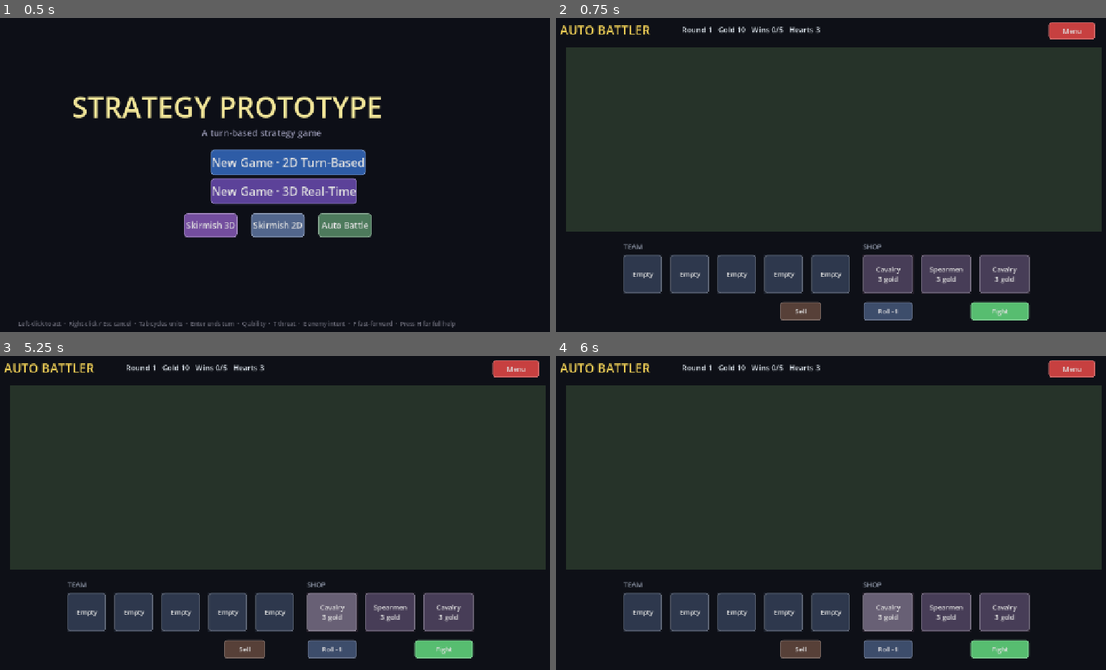
Above: before the commit, frames 1-4 (two rows, left to right).
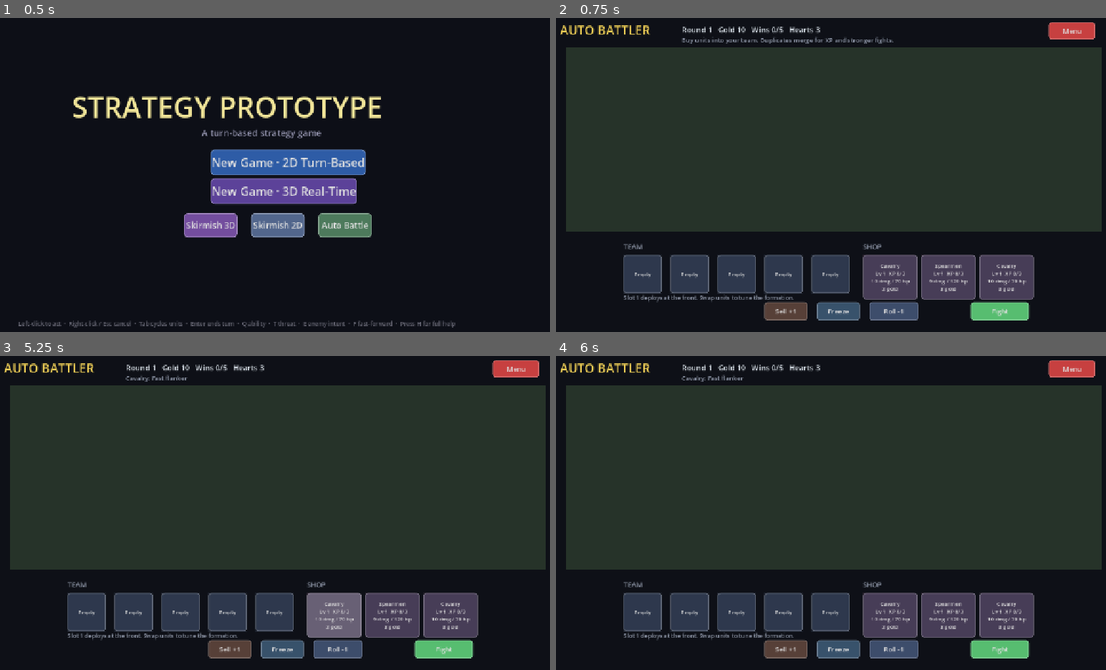
Above: after the commit, the same moments.

Repository: kabuumu/strategy-prototype
Game: Godot game, scene res://src/title/title.tscn
The game is run twice, just before and just after one commit, with the same random seed, the same clock (stepped at 60 frames per second) and the same inputs.
Inputs (mouse positions are in pixels of both pictures, inside the frame that each line leads up to):
- Up to frame 1 (0.5 s): no input
- Up to frame 2 (0.75 s): click "Auto Battle" at 0.5 s
- Up to frame 3 (5.25 s): click "Empty" at 1.25 s; click "Empty" at 2 s; click "Empty" at 2.75 s; click "Empty" at 3.5 s; click "Empty" at 4.25 s; click (330, 613) at 5 s, where only the run before the commit has a clickable "Cavalry 3 gold"
- Up to frame 4 (6 s): click (891, 616) at 5.75 s, where only the run after the commit has a clickable "Cavalry Lv 1 XP 0/3 10 dmg / …"

Frame 1 is identical in both runs. In frame 2, 3.5% of the frame differs, in the area x 12-87%, y 5-97%; in frame 3, 3.3%; in frame 4, 4.1%.

Commit message:
Improve auto battler mode

Diff:
--- a/src/autobattler/autobattler.gd
+++ b/src/autobattler/autobattler.gd
@@ -13,12 +13,16 @@
 const MAX_WINS: int = 5
 const START_HEARTS: int = 3
 const AI_RETARGET_PERIOD: float = 0.45
+const XP_TO_LEVEL: int = 3
+const MAX_LEVEL: int = 3
+const FIGHT_INTRO_SECONDS: float = 0.75
 
 enum Phase { SHOP, FIGHT, RESULT, GAME_OVER }
 
-const PET_TYPES: Dictionary = {
+const UNIT_TYPES: Dictionary = {
 	"soldier": {
 		"name": "Infantry",
+		"role": "Steady front line",
 		"sprite_key": "soldier",
 		"soldier_count": 9,
 		"hp_per_soldier": 16,
@@ -29,6 +33,7 @@
 	},
 	"archer": {
 		"name": "Archers",
+		"role": "Long range damage",
 		"sprite_key": "archer",
 		"soldier_count": 6,
 		"hp_per_soldier": 12,
@@ -39,6 +44,7 @@
 	},
 	"scout": {
 		"name": "Cavalry",
+		"role": "Fast flanker",
 		"sprite_key": "scout",
 		"soldier_count": 5,
 		"hp_per_soldier": 14,
@@ -49,6 +55,7 @@
 	},
 	"healer": {
 		"name": "Spearmen",
+		"role": "Reach and bulk",
 		"sprite_key": "healer",
 		"soldier_count": 8,
 		"hp_per_soldier": 15,
@@ -65,8 +72,8 @@
 var hearts: int = START_HEARTS
 var gold: int = GOLD_PER_ROUND
 
-var team: Array = []       # Array[String]
-var shop: Array = []       # Array[String]
+var team: Array = []       # Array[Dictionary]
+var shop: Array = []       # Array[Dictionary]
 var selected_shop: int = -1
 var selected_slot: int = -1
 var player_units: Array = []
@@ -74,19 +81,30 @@
 
 var _ui_nodes: Array = []
 var _ai_timer: float = 0.0
+var _fight_intro_timer: float = 0.0
 var _rng := RandomNumberGenerator.new()
 var _result_text: String = ""
+var _shop_message: String = "Buy units into your team. Duplicates merge for XP and stronger fights."
+var _fight_label: Label
 
 func _ready() -> void:
 	_rng.randomize()
 	for _i in range(TEAM_SIZE):
-		team.append("")
+		team.append({})
 	_roll_shop(true)
 	_rebuild_ui()
 
 func _process(delta: float) -> void:
 	if phase != Phase.FIGHT:
 		return
+	if _fight_intro_timer > 0.0:
+		_fight_intro_timer = max(0.0, _fight_intro_timer - delta)
+		if _fight_label != null and is_instance_valid(_fight_label):
+			_fight_label.text = "AUTO FIGHT starts in %.1fs" % _fight_intro_timer
+		queue_redraw()
+		return
+	if _fight_label != null and is_instance_valid(_fight_label):
+		_fight_label.text = "AUTO FIGHT"
 	var all_units: Array = []
 	all_units.append_array(player_units)
 	all_units.append_array(enemy_units)
@@ -104,12 +122,20 @@
 	draw_rect(FIELD_RECT, Color(0.15, 0.20, 0.16))
 	draw_line(Vector2(FIELD_RECT.get_center().x, FIELD_RECT.position.y),
 			Vector2(FIELD_RECT.get_center().x, FIELD_RECT.end.y), Color(0.90, 0.85, 0.45, 0.22), 2.0)
+	if phase == Phase.FIGHT and _fight_intro_timer > 0.0:
+		draw_rect(FIELD_RECT, Color(0.02, 0.03, 0.04, 0.22))
 	for i in range(TEAM_SIZE):
 		var x := 170.0 + float(i) * 105.0
-		draw_rect(Rect2(x, 535.0, 86.0, 86.0), Color(0.10, 0.12, 0.16), false, 2.0)
+		var slot_color := Color(0.10, 0.12, 0.16)
+		if selected_slot == i:
+			slot_color = Color(0.26, 0.36, 0.30)
+		draw_rect(Rect2(x, 535.0, 86.0, 86.0), slot_color, false, 2.0)
 	for i in range(SHOP_SIZE):
 		var x := 705.0 + float(i) * 130.0
-		draw_rect(Rect2(x, 535.0, 112.0, 86.0), Color(0.14, 0.12, 0.16), false, 2.0)
+		var shop_color := Color(0.14, 0.12, 0.16)
+		if selected_shop == i:
+			shop_color = Color(0.26, 0.22, 0.34)
+		draw_rect(Rect2(x, 535.0, 112.0, 86.0), shop_color, false, 2.0)
 
 func _rebuild_ui() -> void:
 	for n: Node in _ui_nodes:
@@ -122,17 +148,30 @@
 	_add_button("Menu", Vector2(1120.0, 16.0), Vector2(104.0, 38.0), UITheme.RED, _on_menu)
 
 	if phase == Phase.SHOP:
+		_add_label(_shop_message, 14, UITheme.TEXT_MUTED, Vector2(300.0, 46.0), Vector2(650.0, 22.0))
 		_add_label("TEAM", 15, UITheme.TEXT_MUTED, Vector2(170.0, 505.0), Vector2(260.0, 22.0))
 		_add_label("SHOP", 15, UITheme.TEXT_MUTED, Vector2(705.0, 505.0), Vector2(260.0, 22.0))
+		_add_label("Slot 1 deploys at the front. Swap units to tune the formation.",
+				13, UITheme.TEXT_MUTED, Vector2(170.0, 622.0), Vector2(450.0, 20.0))
 		for i in range(TEAM_SIZE):
 			_add_slot_button(i)
 		for i in range(SHOP_SIZE):
 			_add_shop_button(i)
-		_add_button("Sell", Vector2(520.0, 640.0), Vector2(92.0, 42.0), Color(0.34, 0.25, 0.22), _on_sell)
-		_add_button("Roll -1", Vector2(706.0, 640.0), Vector2(110.0, 42.0), Color(0.24, 0.30, 0.42), _on_roll)
+		_add_button("Sell +1", Vector2(485.0, 640.0), Vector2(96.0, 42.0), Color(0.34, 0.25, 0.22), _on_sell)
+		_add_button("Freeze", Vector2(602.0, 640.0), Vector2(96.0, 42.0), Color(0.22, 0.32, 0.42), _on_freeze)
+		_add_button("Roll -1", Vector2(719.0, 640.0), Vector2(110.0, 42.0), Color(0.24, 0.30, 0.42), _on_roll)
 		_add_button("Fight", Vector2(946.0, 640.0), Vector2(130.0, 42.0), UITheme.GREEN, _on_fight)
+	elif phase == Phase.FIGHT:
+		var fight_text := "AUTO FIGHT"
+		if _fight_intro_timer > 0.0:
+			fight_text = "AUTO FIGHT starts in %.1fs" % _fight_intro_timer
+		_fight_label = _add_label(fight_text, 26, UITheme.GOLD, Vector2(500.0, 505.0), Vector2(300.0, 36.0))
+		_add_label("Your team fights automatically. Order and levels decide the round.",
+				15, UITheme.TEXT_MUTED, Vector2(405.0, 545.0), Vector2(520.0, 24.0))
 	elif phase == Phase.RESULT:
 		_add_label(_result_text, 42, UITheme.GOLD, Vector2(360.0, 530.0), Vector2(560.0, 56.0))
+		_add_label("Your surviving roster returns to the shop. Spend the next round's gold.",
+				15, UITheme.TEXT_MUTED, Vector2(380.0, 585.0), Vector2(560.0, 24.0))
 		_add_button("Next Shop", Vector2(560.0, 610.0), Vector2(160.0, 46.0), UITheme.BLUE, _on_next_shop)
 	elif phase == Phase.GAME_OVER:
 		_add_label(_result_text, 42, UITheme.GOLD, Vector2(300.0, 530.0), Vector2(680.0, 56.0))
@@ -145,8 +184,8 @@
 	_ui_nodes.append(label)
 	return label
 
-func _add_button(text: String, pos: Vector2, size: Vector2, color: Color, cb: Callable) -> Button:
-	var btn := UITheme.button(text, pos, size, color, cb, 15)
+func _add_button(text: String, pos: Vector2, size: Vector2, color: Color, cb: Callable, font_size: int = 15) -> Button:
+	var btn := UITheme.button(text, pos, size, color, cb, font_size)
 	add_child(btn)
 	_ui_nodes.append(btn)
 	return btn
@@ -154,69 +193,126 @@
 func _add_slot_button(index: int) -> void:
 	var text := "Empty"
 	var color := Color(0.18, 0.22, 0.30)
-	if team[index] != "":
-		text = _pet_name(team[index])
+	var card: Dictionary = team[index]
+	if not _is_empty_card(card):
+		text = _card_button_text(card, false)
 		color = Color(0.20, 0.36, 0.46)
 	if selected_slot == index:
 		color = color.lightened(0.18)
 	var btn := _add_button(text, Vector2(170.0 + float(index) * 105.0, 535.0),
-			Vector2(86.0, 86.0), color, Callable(self, "_on_slot").bind(index))
+			Vector2(86.0, 86.0), color, Callable(self, "_on_slot").bind(index), 12)
 	btn.autowrap_mode = TextServer.AUTOWRAP_WORD_SMART
 
 func _add_shop_button(index: int) -> void:
-	var pet_id: String = shop[index]
+	var card: Dictionary = shop[index]
 	var color := Color(0.28, 0.24, 0.34)
+	if bool(card.get("frozen", false)):
+		color = Color(0.22, 0.34, 0.42)
 	if selected_shop == index:
 		color = color.lightened(0.18)
-	var btn := _add_button("%s\n%d gold" % [_pet_name(pet_id), BUY_COST],
+	var label := "%s\n%d gold" % [_card_button_text(card, true), BUY_COST]
+	if bool(card.get("frozen", false)):
+		label += "\nFrozen"
+	var btn := _add_button(label,
 			Vector2(705.0 + float(index) * 130.0, 535.0), Vector2(112.0, 86.0),
-			color, Callable(self, "_on_shop").bind(index))
+			color, Callable(self, "_on_shop").bind(index), 12)
 	btn.autowrap_mode = TextServer.AUTOWRAP_WORD_SMART
 
 func _on_shop(index: int) -> void:
-	selected_shop = index
+	selected_shop = -1 if selected_shop == index else index
 	selected_slot = -1
+	if selected_shop >= 0:
+		var card: Dictionary = shop[selected_shop]
+		_shop_message = "%s: %s" % [_unit_name(_card_id(card)), String(UNIT_TYPES[_card_id(card)].get("role", ""))]
 	_rebuild_ui()
 
 func _on_slot(index: int) -> void:
-	if selected_shop >= 0 and team[index] == "" and gold >= BUY_COST:
-		team[index] = String(shop[selected_shop])
-		gold -= BUY_COST
+	var slot_card: Dictionary = team[index]
+	if selected_shop >= 0:
+		if gold < BUY_COST:
+			_shop_message = "Not enough gold."
+			_rebuild_ui()
+			return
+		var shop_card: Dictionary = shop[selected_shop]
+		if _is_empty_card(slot_card):
+			team[index] = _copy_card(shop_card)
+			gold -= BUY_COST
+			_after_shop_card_bought(selected_shop)
+			selected_slot = index
+			_shop_message = "Bought %s." % _unit_name(_card_id(shop_card))
+		elif _card_id(slot_card) == _card_id(shop_card) and int(slot_card.get("level", 1)) < MAX_LEVEL:
+			gold -= BUY_COST
+			var leveled := _add_xp_to_slot(index, 1)
+			_after_shop_card_bought(selected_shop)
+			selected_slot = index
+			_shop_message = "%s merged%s." % [
+				_unit_name(_card_id(slot_card)),
+				" and leveled up" if leveled else ""
+			]
+		else:
+			_shop_message = "Pick an empty slot, or merge into the same unit."
 		selected_shop = -1
-		selected_slot = index
-	elif team[index] != "":
-		if selected_slot >= 0 and selected_slot != index and team[selected_slot] != "":
-			var tmp: String = team[selected_slot]
+	elif not _is_empty_card(slot_card):
+		if selected_slot >= 0 and selected_slot != index and not _is_empty_card(team[selected_slot]):
+			var tmp: Dictionary = team[selected_slot]
 			team[selected_slot] = team[index]
 			team[index] = tmp
+			_shop_message = "Team order changed."
 		selected_slot = index
 		selected_shop = -1
+		_shop_message = "%s selected. Click another unit to swap, or sell it." % _unit_name(_card_id(team[index]))
+	elif selected_slot >= 0 and selected_slot != index and not _is_empty_card(team[selected_slot]):
+		team[index] = team[selected_slot]
+		team[selected_slot] = {}
+		selected_slot = index
+		_shop_message = "Moved unit to an empty slot."
 	_rebuild_ui()
 
 func _on_sell() -> void:
-	if selected_slot < 0 or selected_slot >= TEAM_SIZE or team[selected_slot] == "":
-		return
-	team[selected_slot] = ""
-	gold += SELL_REFUND
+	if selected_slot < 0 or selected_slot >= TEAM_SIZE or _is_empty_card(team[selected_slot]):
+		_shop_message = "Select a team unit to sell."
+		_rebuild_ui()
+		return
+	var refund := SELL_REFUND + int(team[selected_slot].get("level", 1)) - 1
+	_shop_message = "Sold %s for %d gold." % [_unit_name(_card_id(team[selected_slot])), refund]
+	team[selected_slot] = {}
+	gold += refund
 	selected_slot = -1
+	_rebuild_ui()
+
+func _on_freeze() -> void:
+	if selected_shop < 0 or selected_shop >= shop.size():
+		_shop_message = "Select a shop unit to freeze."
+		_rebuild_ui()
+		return
+	shop[selected_shop]["frozen"] = not bool(shop[selected_shop].get("frozen", false))
+	_shop_message = "%s %s." % [
+		_unit_name(_card_id(shop[selected_shop])),
+		"frozen" if bool(shop[selected_shop].get("frozen", false)) else "unfrozen"
+	]
 	_rebuild_ui()
 
 func _on_roll() -> void:
 	if gold < ROLL_COST:
+		_shop_message = "Not enough gold to roll."
+		_rebuild_ui()
 		return
 	gold -= ROLL_COST
 	_roll_shop(false)
 	selected_shop = -1
+	_shop_message = "Shop rolled. Frozen units stayed."
 	_rebuild_ui()
 
 func _on_fight() -> void:
 	if not _has_team():
+		_shop_message = "Buy at least one unit before fighting."
+		_rebuild_ui()
 		return
 	phase = Phase.FIGHT
 	selected_shop = -1
 	selected_slot = -1
-	_clear_ui()
 	_spawn_fight()
+	_rebuild_ui()
 
 func _on_next_shop() -> void:
 	_clear_units()
@@ -224,6 +320,7 @@
 	gold = GOLD_PER_ROUND
 	_roll_shop(false)
 	phase = Phase.SHOP
+	_shop_message = "New shop. Build around your leveled units."
 	_rebuild_ui()
 
 func _on_restart() -> void:
@@ -233,52 +330,131 @@
 	get_tree().change_scene_to_file("res://src/title/title.tscn")
 
 func _roll_shop(_initial: bool) -> void:
+	var previous := shop.duplicate(true)
 	shop.clear()
-	var keys := PET_TYPES.keys()
-	for _i in range(SHOP_SIZE):
-		shop.append(String(keys[_rng.randi_range(0, keys.size() - 1)]))
+	for i in range(SHOP_SIZE):
+		if not _initial and i < previous.size() and bool(previous[i].get("frozen", false)):
+			shop.append(previous[i])
+		else:
+			shop.append(_make_shop_card(_random_unit_id()))
 
 func _has_team() -> bool:
-	for pet_id: String in team:
-		if pet_id != "":
+	for card: Dictionary in team:
+		if not _is_empty_card(card):
 			return true
 	return false
 
-func _pet_name(pet_id: String) -> String:
-	return String(PET_TYPES[pet_id].get("name", pet_id.capitalize()))
+func _unit_name(unit_id: String) -> String:
+	return String(UNIT_TYPES[unit_id].get("name", unit_id.capitalize()))
+
+func _random_unit_id() -> String:
+	var keys := UNIT_TYPES.keys()
+	return String(keys[_rng.randi_range(0, keys.size() - 1)])
+
+func _make_shop_card(unit_id: String) -> Dictionary:
+	return {"id": unit_id, "level": 1, "xp": 0, "frozen": false}
+
+func _copy_card(card: Dictionary) -> Dictionary:
+	return {
+		"id": _card_id(card),
+		"level": int(card.get("level", 1)),
+		"xp": int(card.get("xp", 0)),
+	}
+
+func _is_empty_card(card: Dictionary) -> bool:
+	return card.is_empty() or not card.has("id") or String(card.get("id", "")) == ""
+
+func _card_id(card: Dictionary) -> String:
+	return String(card.get("id", "soldier"))
+
+func _card_button_text(card: Dictionary, compact: bool) -> String:
+	if _is_empty_card(card):
+		return "Empty"
+	var unit_id := _card_id(card)
+	var stats := _card_stats(card)
+	var base := "%s\nLv %d  XP %d/%d" % [
+		_unit_name(unit_id),
+		int(card.get("level", 1)),
+		int(card.get("xp", 0)),
+		XP_TO_LEVEL
+	]
+	if compact:
+		return "%s\n%d dmg / %d hp" % [base, stats["damage"], stats["hp"]]
+	return "%s\n%d dmg\n%d hp" % [base, stats["damage"], stats["hp"]]
+
+func _card_stats(card: Dictionary) -> Dictionary:
+	var unit_id := _card_id(card)
+	var stats: Dictionary = UNIT_TYPES[unit_id]
+	var level := int(card.get("level", 1))
+	var soldier_count := int(stats.get("soldier_count", 1))
+	var hp_per_soldier := int(stats.get("hp_per_soldier", 1))
+	var base_hp := soldier_count * hp_per_soldier
+	var base_damage := int(stats.get("damage_per_attack", 1))
+	return {
+		"hp": base_hp + (level - 1) * 36,
+		"damage": base_damage + (level - 1) * 4,
+	}
+
+func _after_shop_card_bought(index: int) -> void:
+	shop[index] = _make_shop_card(_random_unit_id())
+
+func _add_xp_to_slot(index: int, amount: int) -> bool:
+	var card: Dictionary = team[index]
+	if _is_empty_card(card):
+		return false
+	var level := int(card.get("level", 1))
+	if level >= MAX_LEVEL:
+		return false
+	var xp := int(card.get("xp", 0)) + amount
+	var leveled := false
+	while xp >= XP_TO_LEVEL and level < MAX_LEVEL:
+		xp -= XP_TO_LEVEL
+		level += 1
+		leveled = true
+	if level >= MAX_LEVEL:
+		xp = 0
+	card["level"] = level
+	card["xp"] = xp
+	team[index] = card
+	return leveled
 
 func _spawn_fight() -> void:
 	_clear_units()
 	var player_roster: Array = []
-	for pet_id: String in team:
-		if pet_id != "":
-			player_roster.append(pet_id)
+	for card: Dictionary in team:
+		if not _is_empty_card(card):
+			player_roster.append(_copy_card(card))
 	var enemy_roster := _enemy_roster(player_roster.size())
-	var py := _line_positions(player_roster.size())
+	var player_positions := _formation_positions(player_roster.size(), 0)
 	for i in range(player_roster.size()):
-		var pos := Vector2(250.0 + float(i % 2) * 62.0, py[i])
-		player_units.append(_spawn_unit(String(player_roster[i]), 0, pos, 1.0))
-	var ey := _line_positions(enemy_roster.size())
+		player_units.append(_spawn_unit(player_roster[i], 0, player_positions[i], 1.0))
+	var enemy_positions := _formation_positions(enemy_roster.size(), 1)
 	for i in range(enemy_roster.size()):
-		var pos := Vector2(1020.0 - float(i % 2) * 62.0, ey[i])
-		enemy_units.append(_spawn_unit(String(enemy_roster[i]), 1, pos, 1.0 + float(round_no - 1) * 0.08))
-
-func _spawn_unit(pet_id: String, team_id: int, pos: Vector2, hp_mult: float) -> RTUnit:
+		enemy_units.append(_spawn_unit(enemy_roster[i], 1, enemy_positions[i], 1.0 + float(round_no - 1) * 0.06))
+	_fight_intro_timer = FIGHT_INTRO_SECONDS
+	_ai_timer = 0.0
+
+func _spawn_unit(card: Dictionary, team_id: int, pos: Vector2, hp_mult: float) -> RTUnit:
 	var u: RTUnit = RTUnit.new()
 	add_child(u)
-	var stats: Dictionary = PET_TYPES[pet_id].duplicate(true)
-	u.setup(pet_id, team_id, pos, stats)
+	var unit_id := _card_id(card)
+	var stats: Dictionary = UNIT_TYPES[unit_id].duplicate(true)
+	var card_stats := _card_stats(card)
+	stats["damage_per_attack"] = card_stats["damage"]
+	stats["hp_per_soldier"] = max(1, int(ceil(float(card_stats["hp"]) / float(stats.get("soldier_count", 1)))))
+	u.setup(unit_id, team_id, pos, stats)
 	u.max_hp = int(round(float(u.max_hp) * hp_mult))
 	u.hp = u.max_hp
+	u.unit_name = "%s Lv %d" % [_unit_name(unit_id), int(card.get("level", 1))]
 	u.died.connect(_on_unit_died)
 	return u
 
 func _enemy_roster(size_hint: int) -> Array:
 	var count: int = clampi(size_hint + int(round_no / 3), 2, TEAM_SIZE)
-	var keys := PET_TYPES.keys()
 	var out: Array = []
 	for _i in range(count):
-		out.append(String(keys[_rng.randi_range(0, keys.size() - 1)]))
+		var level := 1 + int(round_no >= 4) + int(round_no >= 7)
+		out.append({"id": _random_unit_id(), "level": clampi(level, 1, MAX_LEVEL), "xp": 0})
 	return out
 
 func _line_positions(count: int) -> Array:
@@ -288,6 +464,19 @@
 	var step: float = FIELD_RECT.size.y / float(count + 1)
 	for i in range(count):
 		out.append(FIELD_RECT.position.y + step * float(i + 1))
+	return out
+
+func _formation_positions(count: int, team_id: int) -> Array:
+	var out: Array = []
+	if count <= 0:
+		return out
+	var y_positions := _line_positions(count)
+	for i in range(count):
+		var depth := float(i) * 64.0
+		var x := 470.0 - depth
+		if team_id == 1:
+			x = 810.0 + depth
+		out.append(Vector2(x, y_positions[i]))
 	return out
 
 func _auto_target(delta: float) -> void:
Not shown, added: src/autobattler/autobattler.gd.uid
